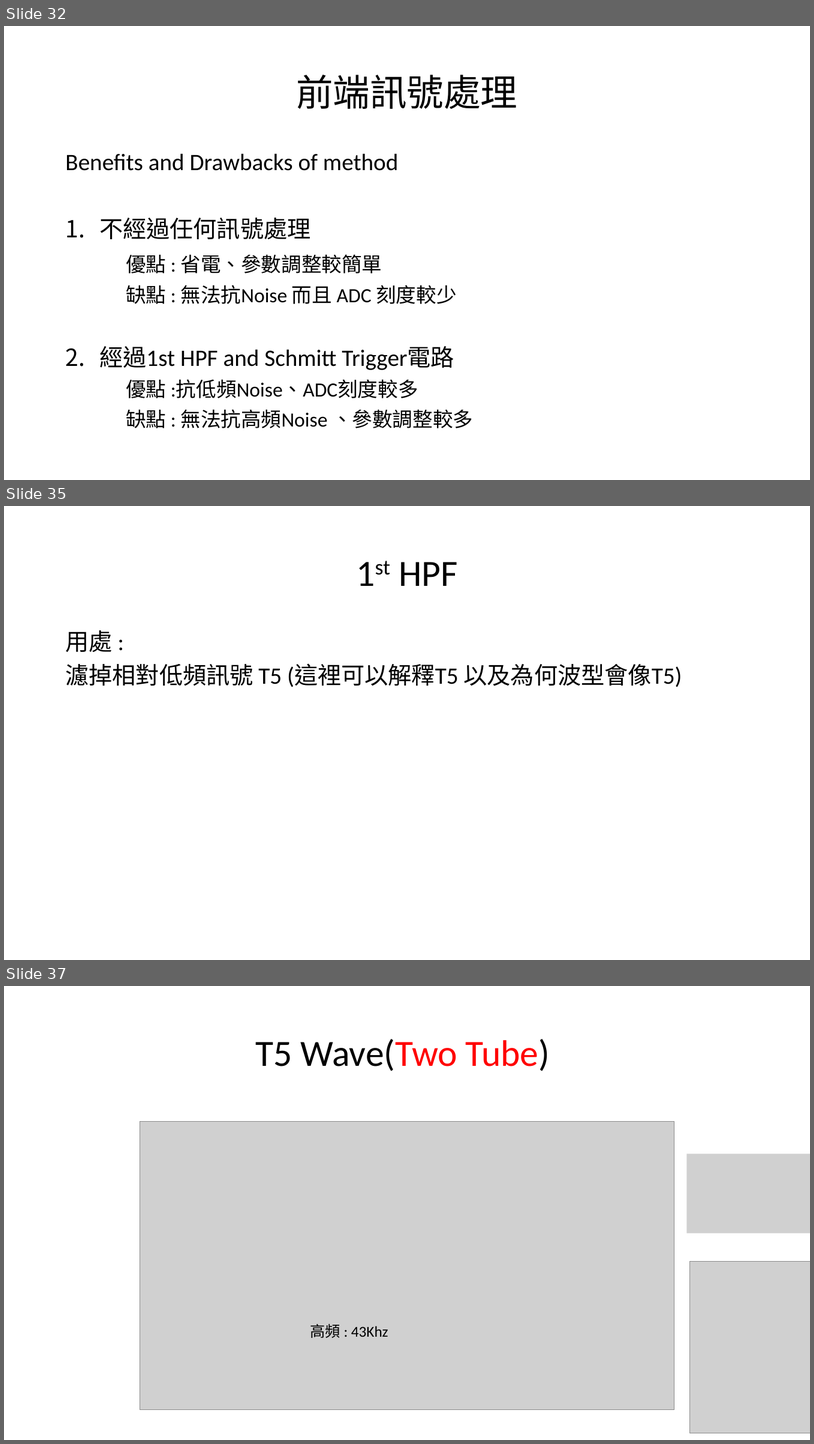
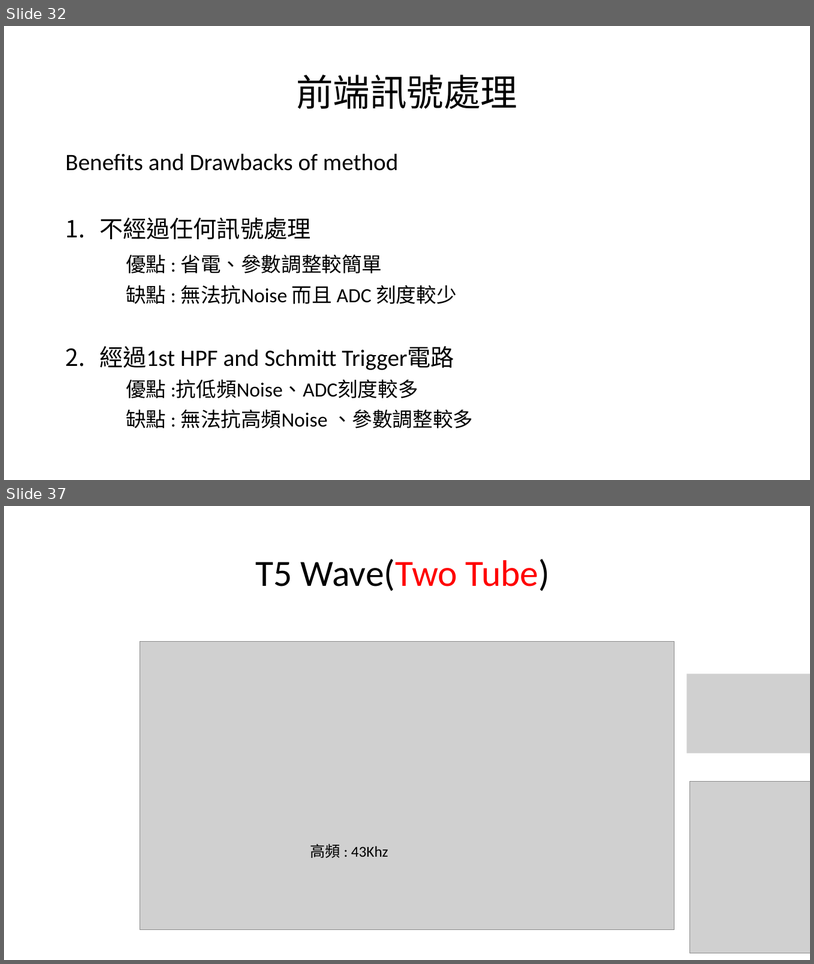
Before and after one commit to a0910281835/Summrary_PDF, a slide deck: Project_Summary_pdf/Project_Summary.pptx. Shown one above the other, each under a label of ours: slides 32, 35 and 37 before the commit, slides 32 and 37 after it; the slides between them are not shown. The pictures are 814x1444 and 814x964 pixels, drawn with LibreOffice and Linux fonts; fonts in the diff are those of the drawing; grey boxes stand for pictures. Boxes give left, top, right and bottom in pixels: in the first picture for what was removed or moved away, otherwise in the second. Text is boxed around its words. In the diff, an @@ line names an element or a change of style, - is before the commit and + after.

```diff
--- a/Project_Summary_pdf/Project_Summary.pptx
+++ b/Project_Summary_pdf/Project_Summary.pptx
@@ slide 35 removed at bbox=[4, 506, 810, 960], background #FFFFFF @@
@@ title removed at bbox=[399, 562, 458, 586] @@
-1st HPF
@@ text removed at bbox=[65, 630, 683, 687] @@
-用處 :
-濾掉相對低頻訊號 T5 (這裡可以解釋T5 以及為何波型會像T5)
```
Also in this commit, not shown: 4 slides changed, 3 slides added, 2 other slides removed.
